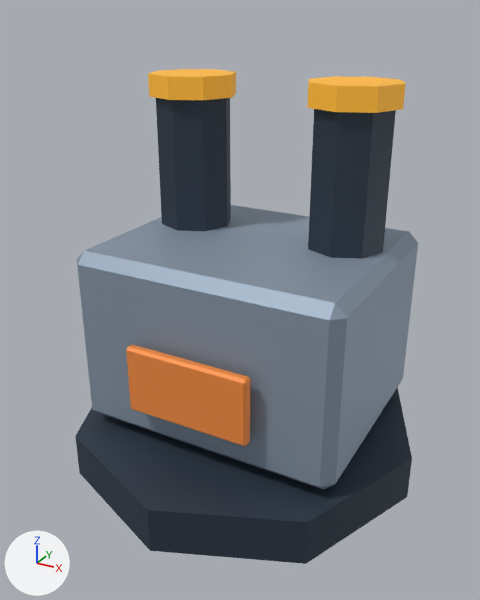
Renders of the Blender file packages/renderer/blender/source/processor.blend from each side of a commit.
Camera for both pictures: a 50 mm camera at (0.688, -1.285, 1.054) aimed at (0.001, -0.037, 0.43). Arrows for +X, +Y and +Z are at lower left; the lights stay in place. The picture after the commit comes second.

The first picture shows 'Processor housing', 'Processor intake', 'Processor stack', 'Processor stack.001', 'Stack cap', 'Stack cap.001', 'Tabletop plinth'.
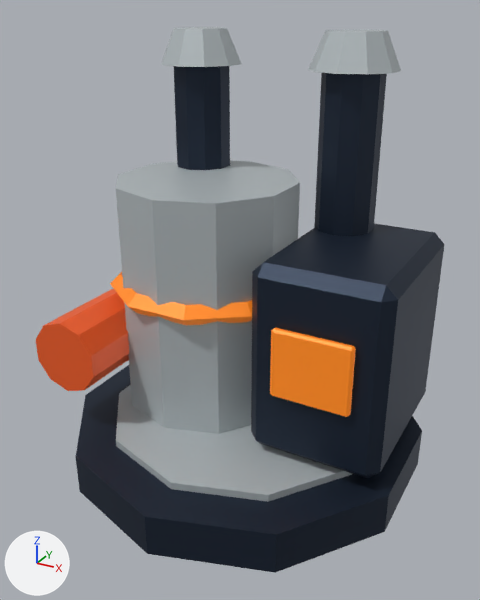
Where the change shows, as pixel boxes [x1, y1, x2, y2] in the pictures (480 x 600 px):
'Processor housing', deleted
    before: [77, 205, 418, 490]
'Tabletop plinth', recoloured, reshaped, moved
    before: [75, 387, 412, 564]
    after: [76, 365, 422, 573]
'Refinery pressure vessel', added
    after: [116, 161, 300, 434]
'Furnace housing', added (dark blue)
    after: [251, 223, 444, 478]
'Ceramic foundation inset', added
    after: [116, 385, 352, 502]
'Processor stack.001', deleted (dark blue)
    before: [308, 109, 396, 259]
'Refinery stack.001', added (dark blue)
    after: [314, 73, 387, 236]
'Processor stack', deleted (dark blue)
    before: [156, 98, 231, 231]
'Processor intake', deleted (orange)
    before: [126, 345, 251, 446]
'Ore inlet', added (orange)
    after: [36, 289, 129, 391]
'Molten output', added (orange)
    after: [270, 327, 356, 417]
'Refinery stack', added (dark blue)
    after: [173, 66, 230, 170]
'Stack crown.001', added
    after: [308, 30, 401, 74]
'Stack cap.001', deleted (orange)
    before: [307, 76, 406, 113]
'Stack crown', added
    after: [162, 27, 241, 67]
'Stack cap', deleted (orange)
    before: [148, 69, 236, 100]
'Refinery heat band', added (orange)
    after: [110, 272, 252, 325]

The change, as a diff of the scene's bpy script:
```diff
--- a/packages/renderer/blender/source/processor.blend.py
+++ b/packages/renderer/blender/source/processor.blend.py
@@ mat_structuredark @@
 mat_structuredark = principled_material('StructureDark')
-mat_structuredark.base_color = (0.034, 0.051, 0.078)  # dark blue #34404f
+mat_structuredark.base_color = (0.018, 0.03, 0.055)  # dark blue #243042
 mat_structuredark.metallic = 0.35
@@ mat_resourceore @@
 mat_resourceore = principled_material('ResourceOre')
-mat_resourceore.base_color = (0.95, 0.28, 0.055)  # orange #f99042
+mat_resourceore.base_color = (0.95, 0.12, 0.018)  # orange #f96124
 mat_resourceore.metallic = 0.1
@@ mat_energy @@
 mat_energy = principled_material('Energy')
-mat_energy.base_color = (1.0, 0.48, 0.035)  # orange #ffb835
+mat_energy.base_color = (1.0, 0.25, 0.012)  # orange #ff891d
 mat_energy.metallic = 0.1
@@ mat_energy @@
 mat_energy.emission_color = (1.0, 0.48, 0.035)  # orange #ffb835
-mat_energy.emission_strength = 0.12
+mat_energy.emission_strength = 0.2
@@ me_cylinder_006 @@
-me_cylinder_006.from_pydata(...)  # 16 vertices, 10 faces; spans x -0.43..0.43, y -0.43..0.43, z -0.055..0.055
+me_cylinder_006.from_pydata(...)  # 20 vertices, 12 faces; spans x -0.418..0.418, y -0.44..0.44, z -0.05..0.05
+# me_cylinder_006 part 1: the whole mesh is rebuilt
 me_cylinder_006.materials.append(mat_structuredark)
@@ ob_tabletop_plinth @@
 ob_tabletop_plinth = bpy.data.objects.new('Tabletop plinth', me_cylinder_006)
-ob_tabletop_plinth.location = (0.0, 0.0, 0.055)
+ob_tabletop_plinth.location = (0.0, 0.0, 0.05)
@@ ob_processor_housing @@
-ob_processor_housing = bpy.data.objects.new('Processor housing', me_cube_020)
@@ ob_processor_intake @@
-ob_processor_intake = bpy.data.objects.new('Processor intake', me_cube_021)
@@ ob_processor_stack @@
-ob_processor_stack = bpy.data.objects.new('Processor stack', me_cylinder_007)
@@ ob_stack_cap @@
-ob_stack_cap = bpy.data.objects.new('Stack cap', me_cylinder_008)
@@ ob_processor_stack_001 @@
-ob_processor_stack_001 = bpy.data.objects.new('Processor stack.001', me_cylinder_009)
@@ ob_stack_cap_001 @@
-ob_stack_cap_001 = bpy.data.objects.new('Stack cap.001', me_cylinder_010)
@@ ob_ore_inlet @@
+ob_ore_inlet = bpy.data.objects.new('Ore inlet', me_cylinder_019)  # a 10-sided cylinder along z spanning x -0.086..0.086, y -0.09..0.09, z -0.125..0.125; in mat_resourceore (orange #f96124)
+ob_ore_inlet.location = (-0.34, -0.15, 0.3)
+ob_ore_inlet.rotation_euler = (1.571, 0.0, 0.0)  # degrees (90, 0, 0)
@@ ob_stack_crown_001 @@
+ob_stack_crown_001 = bpy.data.objects.new('Stack crown.001', me_cone_004)  # a 10-sided cut cone along z (radius 0.1 at the low end, 0.065 at the high end) spanning x -0.095..0.095, y -0.1..0.1, z -0.04..0.04; in mat_ceramic (light grey #b6bfc2)
+ob_stack_crown_001.location = (0.17, 0.17, 0.97)
@@ ob_refinery_stack_001 @@
+ob_refinery_stack_001 = bpy.data.objects.new('Refinery stack.001', me_cylinder_018)  # a 10-sided cylinder along z spanning x -0.067..0.067, y -0.07..0.07, z -0.19..0.19; in mat_structuredark (dark blue #243042)
+ob_refinery_stack_001.location = (0.17, 0.17, 0.75)
@@ ob_stack_crown @@
+ob_stack_crown = bpy.data.objects.new('Stack crown', me_cone_004.copy())
+ob_stack_crown.location = (-0.22, 0.17, 0.97)
@@ ob_refinery_stack @@
+ob_refinery_stack = bpy.data.objects.new('Refinery stack', me_cylinder_018.copy())
+ob_refinery_stack.location = (-0.22, 0.17, 0.75)
@@ ob_molten_output @@
+ob_molten_output = bpy.data.objects.new('Molten output', me_cube_027)  # 24 vertices, 26 faces; spans x -0.09..0.09, y -0.009..0.009, z -0.08..0.08; in mat_energy (orange #ff891d, glowing orange #ff891d)
+ob_molten_output.location = (0.24, -0.17, 0.37)
@@ ob_furnace_housing @@
+ob_furnace_housing = bpy.data.objects.new('Furnace housing', me_cube_026)  # 24 vertices, 26 faces; spans x -0.155..0.155, y -0.21..0.21, z -0.225..0.225; in mat_structuredark (dark blue #243042)
+ob_furnace_housing.location = (0.24, 0.05, 0.35)
@@ ob_refinery_heat_band @@
+ob_refinery_heat_band = bpy.data.objects.new('Refinery heat band', me_torus_003)  # 40 vertices, 40 faces; spans x -0.245..0.245, y -0.233..0.233, z -0.025..0.025; in mat_energy (orange #ff891d, glowing orange #ff891d)
+ob_refinery_heat_band.location = (-0.13, 0.04, 0.43)
@@ ob_refinery_pressure_vessel @@
+ob_refinery_pressure_vessel = bpy.data.objects.new('Refinery pressure vessel', me_cylinder_016)  # a 10-sided cylinder along z spanning x -0.209..0.209, y -0.22..0.22, z -0.285..0.285; in mat_ceramic (light grey #b6bfc2)
+ob_refinery_pressure_vessel.location = (-0.13, 0.04, 0.4)
@@ ob_ceramic_foundation_inset @@
+ob_ceramic_foundation_inset = bpy.data.objects.new('Ceramic foundation inset', me_cylinder_015)  # a 10-sided cylinder along z spanning x -0.326..0.326, y -0.343..0.343, z -0.012..0.012; in mat_ceramic (light grey #b6bfc2)
+ob_ceramic_foundation_inset.location = (0.0, 0.0, 0.105)
```
